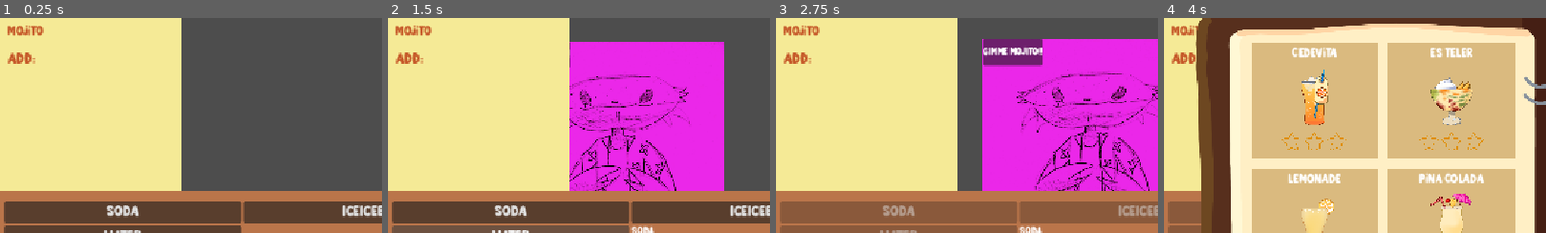
Above: before the commit, frames 1-4 (left to right).
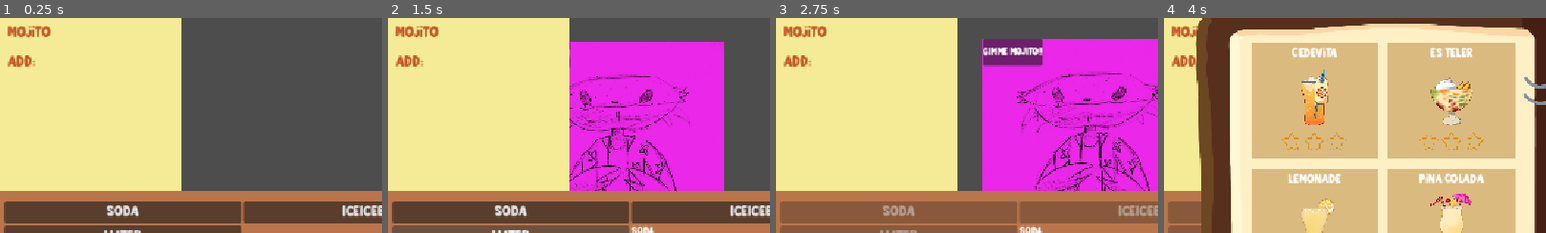
Above: after the commit, the same moments.

Repository: scumpiest/scammy-drink
Game: Godot game, scene res://scenes/crafting/counter_ui.tscn
Two runs of this game, one before a commit and one after it. Both use one fixed random seed, a clock stepped at 60 frames per second and the inputs below. The engine's default icon, where the game draws it, is replaced by a stand-in: a white triangle on a blue panel in a dark square.
Inputs:
- Up to frame 1 (0.25 s): no input
- Up to frame 2 (1.5 s): click "Soda" at 0.5 s; click "Water" at 1.25 s
- Up to frame 3 (2.75 s): click "Milk" at 2 s
- Up to frame 4 (4 s): click "MIX THE DRINK!!!!!!" at 2.75 s; click "Recipes" at 3.5 s
The pictures show only the part of the screen within x 1-51%, y 6-56%; the shares and areas given below are measured in that part.

The runs differ from the first frame. In frame 1, 0.7% of the frame differs, in the area x 2-14%, y 3-23%; in frame 2, 0.7%; in frame 3, 0.7%; in frame 4, 0.5%.

Commit message:
fix: minor note_lines tweak

Diff:
--- a/scenes/crafting/note_line.tscn
+++ b/scenes/crafting/note_line.tscn
@@ -15,7 +15,7 @@
 [node name="Label" type="Label" parent="VBoxContainer/MarginContainer" unique_id=2109610019]
 layout_mode = 2
 theme_override_colors/font_color = Color(0.77254903, 0.34509805, 0.15686275, 1)
-theme_override_font_sizes/font_size = 20
+theme_override_font_sizes/font_size = 24
 text = "FancyName"
 
 [node name="ScratchOverlay" type="TextureRect" parent="VBoxContainer/MarginContainer" unique_id=1213275371]
@@ -29,5 +29,5 @@
 visible = false
 layout_mode = 2
 theme_override_colors/font_color = Color(0.77254903, 0.34509805, 0.15686275, 1)
-theme_override_font_sizes/font_size = 20
+theme_override_font_sizes/font_size = 24
 text = "FancyName"
--- a/scenes/crafting/notes.tscn
+++ b/scenes/crafting/notes.tscn
@@ -44,6 +44,7 @@
 
 [node name="VBoxContainer" type="VBoxContainer" parent="MarginContainer/VBoxContainer" unique_id=720761012]
 layout_mode = 2
+size_flags_horizontal = 0
 
 [node name="Ingredient1" parent="MarginContainer/VBoxContainer/VBoxContainer" unique_id=102409475 instance=ExtResource("2_iy102")]
 layout_mode = 2
